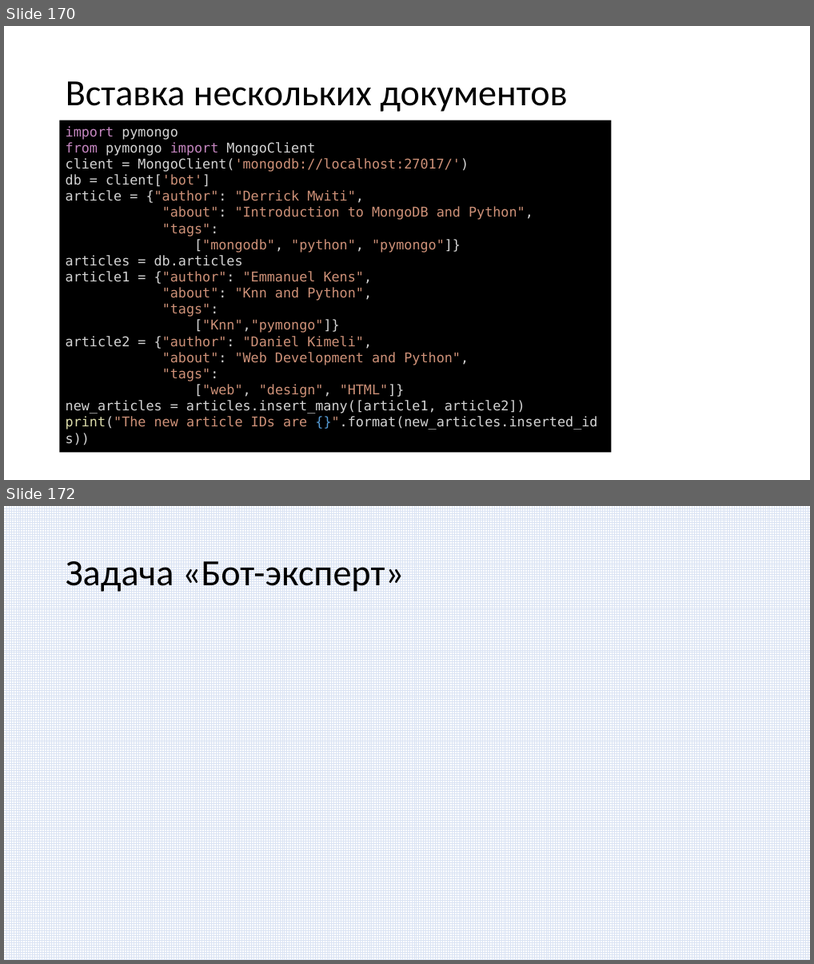
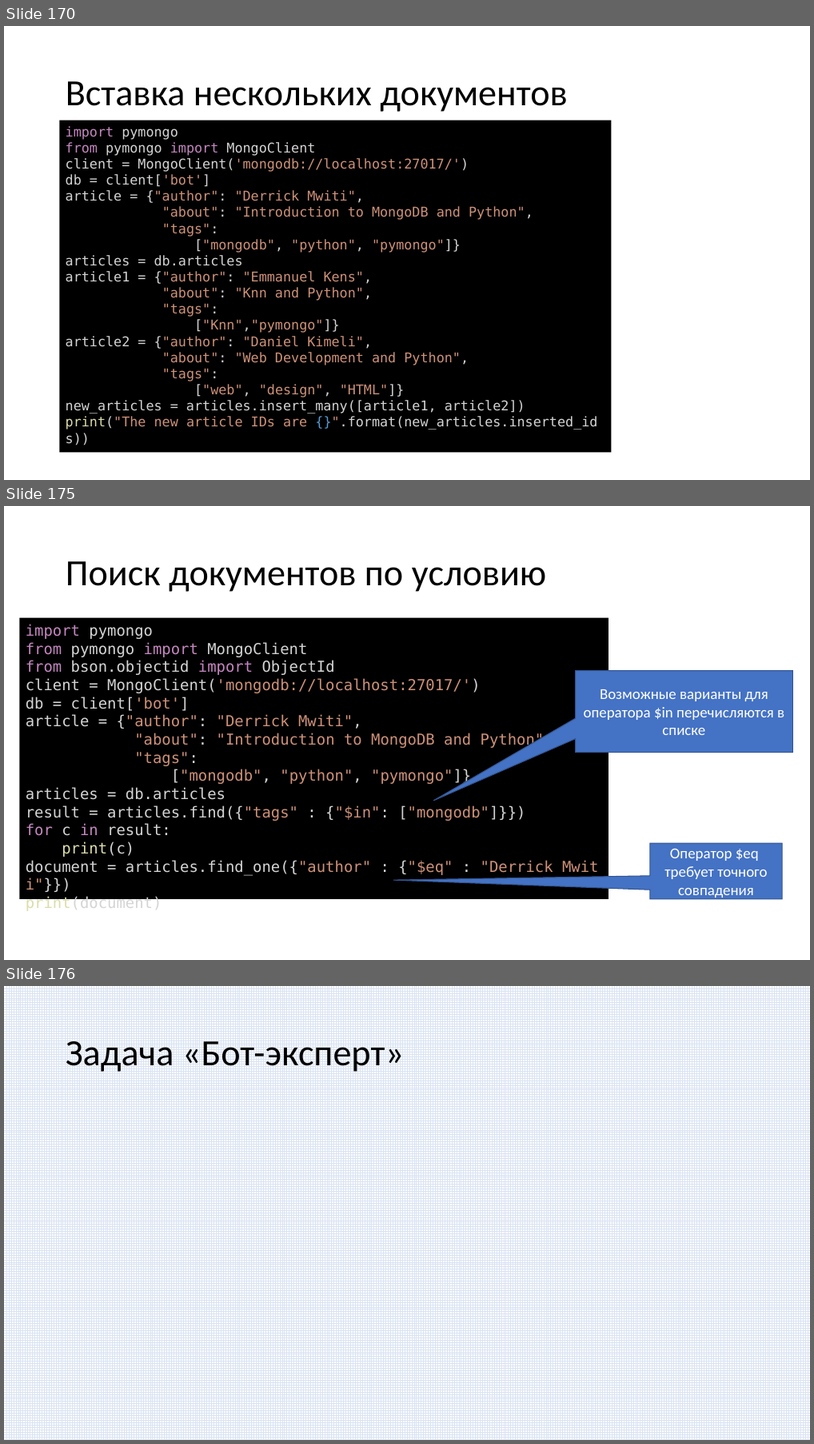
Before and after one commit to paveltsytovich/telegram-course, a slide deck: Presentation/Разработка ботов для телеграмм на Python.pptx. Shown one above the other, each under a label of ours: slides 170 and 172 before the commit, slides 170, 175 and 176 after it; the slides between them are not shown. The pictures are 814x964 and 814x1444 pixels, drawn with LibreOffice and Linux fonts; fonts in the diff are those of the drawing. Boxes give left, top, right and bottom in pixels: in the first picture for what was removed or moved away, otherwise in the second. Text is boxed around its words. In the diff, an @@ line names an element or a change of style, - is before the commit and + after.

Commit message:
Слайды про поиск по условию

```diff
--- a/Presentation/Разработка ботов для телеграмм на Python.pptx
+++ b/Presentation/Разработка ботов для телеграмм на Python.pptx
@@ slide 175 added at (x1=4, y1=506, x2=810, y2=960), background #FFFFFF @@
@@ title added at (x1=66, y1=561, x2=547, y2=592), 44 pt, text #000000 @@
+Поиск документов по условию
@@ rectangle added at (x1=20, y1=618, x2=609, y2=899), fill #000000, 18 pt, text #D4D4D4 @@
+import pymongo
+from pymongo import MongoClient
+from bson.objectid import ObjectId
+client = MongoClient('mongodb://localhost:27017/')
+db = client['bot']
+article = {"author": "Derrick Mwiti",
+"about": "Introduction to MongoDB and Python",
+"tags":
+["mongodb", "python", "pymongo"]}
+articles = db.articles
+result = articles.find({"tags" : {"$in": ["mongodb"]}})
+for c in result:
+print(c)
+document = articles.find_one({"author" : {"$eq" : "Derrick Mwiti"}})
+print(document)
@@ speech box added at (x1=576, y1=671, x2=793, y2=752), fill #4472C4, outline #325491 1 pt, 18 pt, text #FFFFFF @@
+Возможные варианты для оператора $in перечисляются в списке
@@ speech box added at (x1=650, y1=843, x2=783, y2=899), fill #4472C4, outline #325491 1 pt, 18 pt, text #FFFFFF @@
+Оператор $eq требует точного совпадения
@@ what was slide 172 is now slide 176 @@
```
Also in this commit, not shown: 4 other slides added, 1 slide removed.
